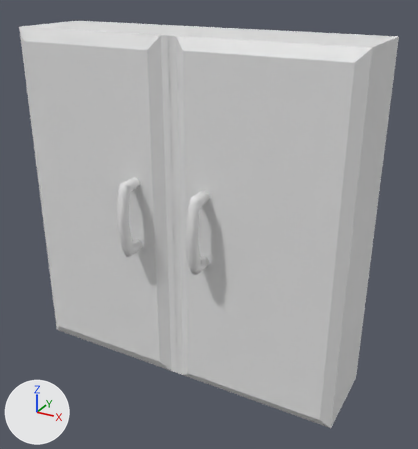
The FBX model Assets/Models/HG_Models/WallCabinet.fbx, before and after one commit.
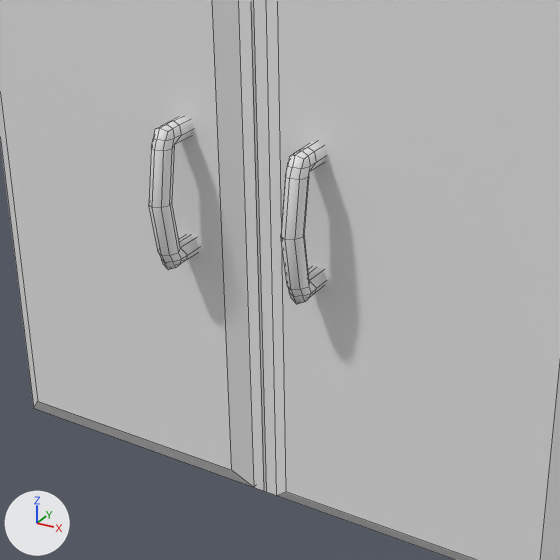
Each version is shown whole from a camera (50 mm lens) standing at (1.283, -2.277, 1.119) and looking at (-0.053, 0.151, -0.095), then close up on the part from 9% to 79% of the width and 26% to 91% of the height. Every picture has the same lights, and +X, +Y and +Z are marked at lower left. The close-ups show mesh edges as thin lines.

In view in the first close-up: 'CabinetWall.001'.
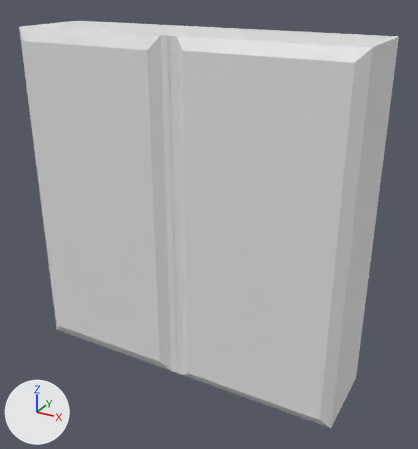
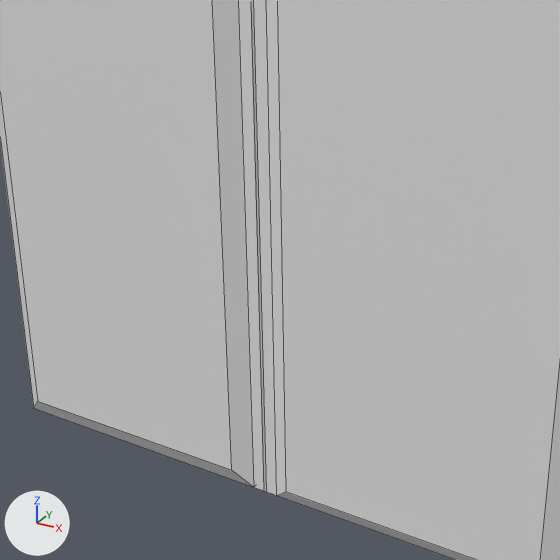
Boxes [x1, y1, x2, y2] around the edits, measured in the close-ups (560 x 560 px):
part 1 of me_cube_018, deleted: before [281, 142, 327, 304]
part 2 of me_cube_018, deleted: before [149, 116, 199, 269]

Diff of the bpy script that builds the scene:
```diff
--- a/Assets/Models/HG_Models/WallCabinet.fbx.py
+++ b/Assets/Models/HG_Models/WallCabinet.fbx.py
@@ me_cube_018 @@
 # used by ob_cabinetwall_001; location = (0.188, 0.139, -0.058); rotation_euler = (-3.142, 0.0, 0.0), in degrees (-180, 0, 0); scale = (-1.71, -1.31, -1.31)
-me_cube_018.from_pydata(...)  # 180 vertices, 166 faces; spans x -0.321..0.732, y -0.265..0.22, z -0.7..0.7
+me_cube_018.from_pydata(...)  # 32 vertices, 22 faces; spans x -0.321..0.732, y -0.147..0.22, z -0.7..0.7
+# me_cube_018 part 1: the loose piece of 74 vertices spanning x 0.072..0.108, y -0.265..-0.094, z -0.129..0.178 is deleted
+# me_cube_018 part 2: the loose piece of 74 vertices spanning x 0.304..0.34, y -0.265..-0.094, z -0.129..0.178 is deleted
+# me_cube_018 part 3: the surface is now shaded flat
```
